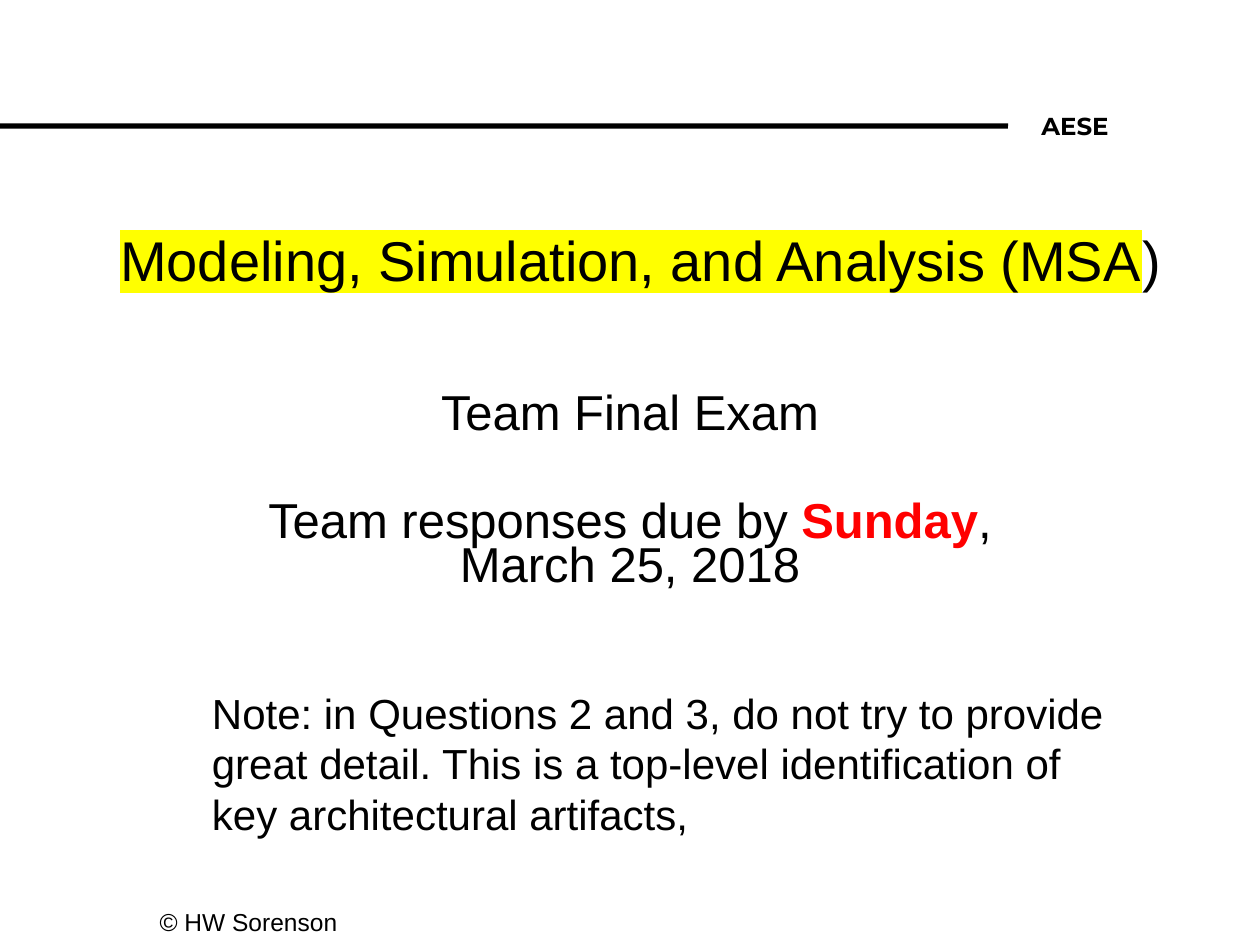
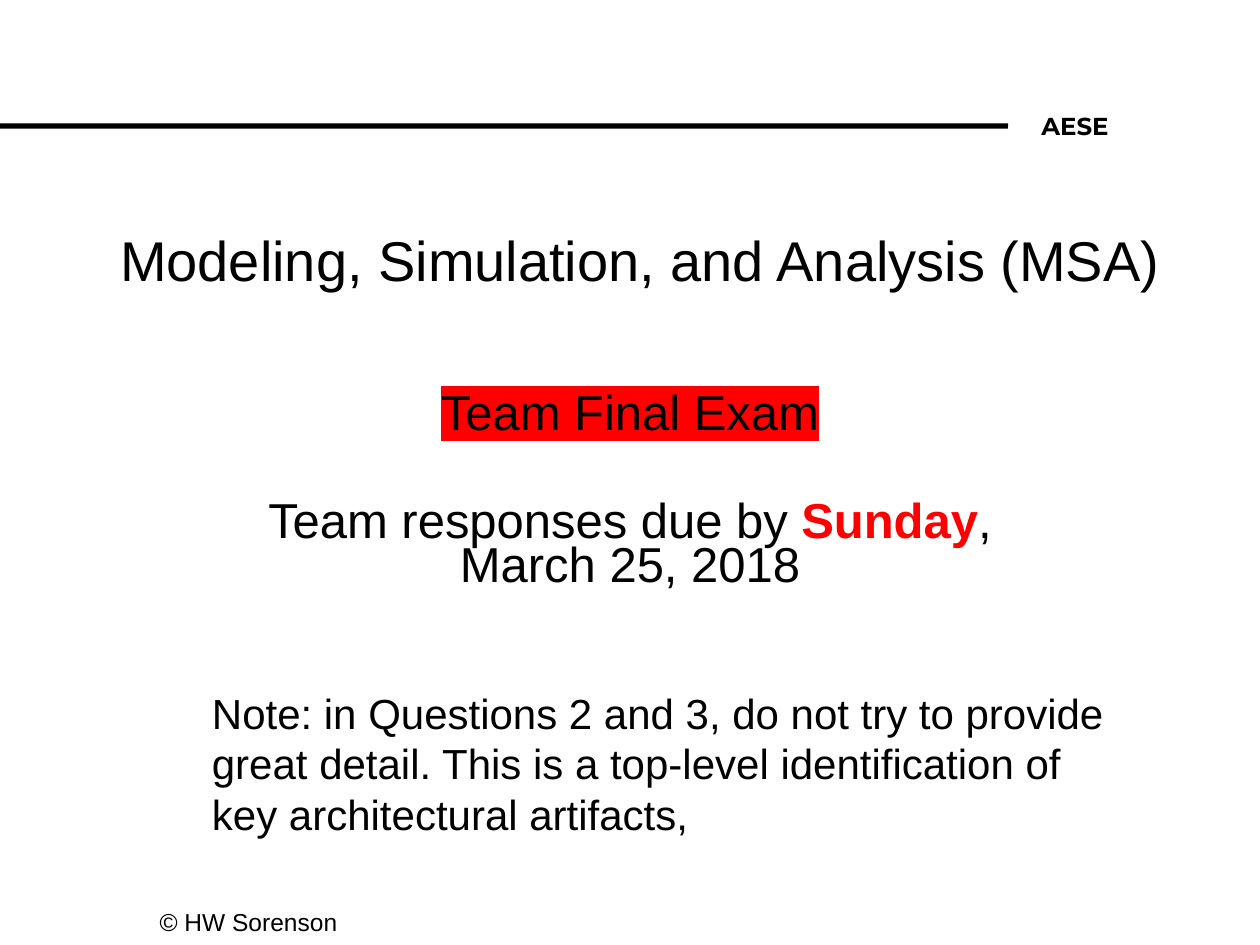
Before and after one commit to makarbasi/AESE, a slide deck: slide 1 of MSA Team Final Exam_AY2017.pptx. Drawn at 1260x945 pixels with LibreOffice and Linux fonts; fonts in the diff are those of the drawing; background and template pictures are left out. Boxes give left, top, right and bottom in pixels: in the first picture for what was removed or moved away, otherwise in the second. Text is boxed around its words. In the diff, an @@ line names an element or a change of style, - is before the commit and + after.

Commit message:
I updated with red highlight

```diff
--- a/MSA Team Final Exam_AY2017.pptx
+++ b/MSA Team Final Exam_AY2017.pptx
@@ title "Modeling, Simulation, and Analysis (MSA)" at (x1=120, y1=240, x2=1160, y2=291): highlight #FFFF00 to none @@
@@ subtitle at (x1=441, y1=394, x2=819, y2=431): highlight none to #FF0000 in "Team Final Exam" @@
```
